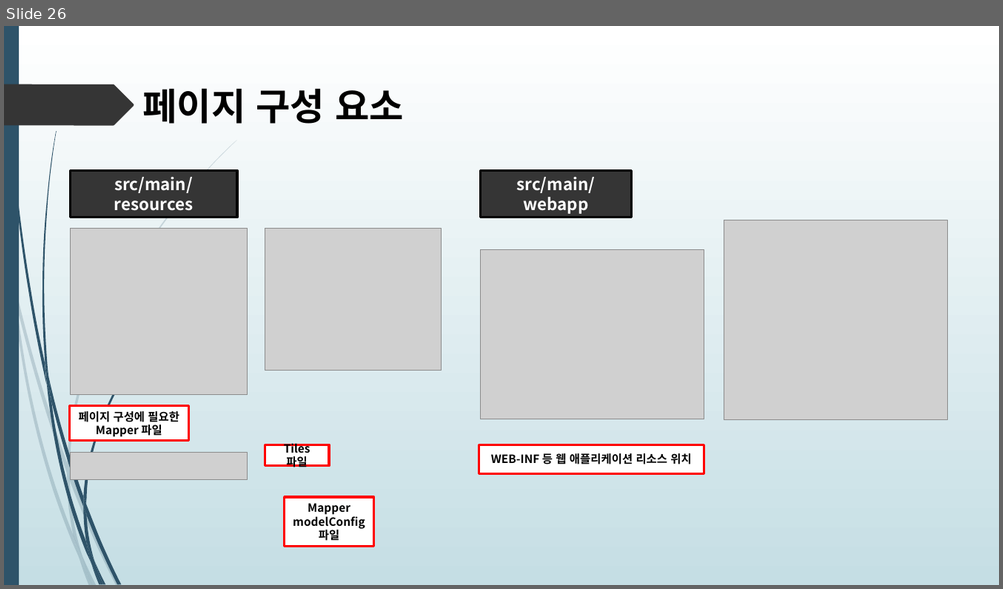
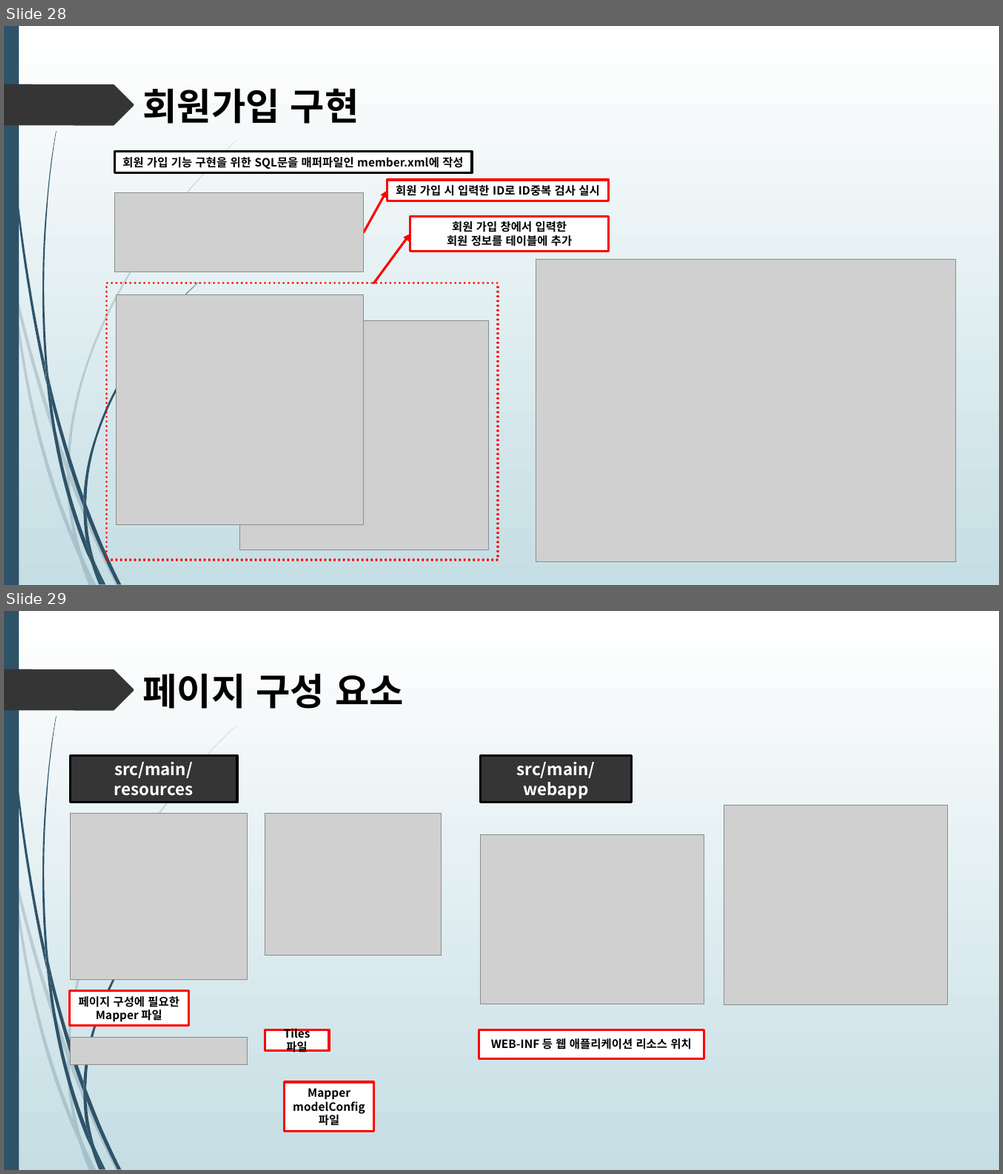
Before and after one commit to himediaai/DongOuk, a slide deck: 쇼핑몰.pptx. Shown one above the other, each under a label of ours: slide 26 before the commit, slides 28 and 29 after it. The pictures are 1003x589 and 1003x1174 pixels, drawn with LibreOffice and Linux fonts; fonts in the diff are those of the drawing; grey boxes stand for pictures. Boxes give left, top, right and bottom in pixels: in the first picture for what was removed or moved away, otherwise in the second. Text is boxed around its words. In the diff, an @@ line names an element or a change of style, - is before the commit and + after.

```diff
--- a/쇼핑몰.pptx
+++ b/쇼핑몰.pptx
@@ slide 28 added at (4,26,999,585), background gradient #FFFFFF to #C5DEE5; not listed: 24 template elements that a slide beside it also shows @@
@@ text added at (142,88,359,124), 36 pt, text #000000, bold @@
+회원가입 구현
@@ rectangle added at (114,152,472,174), fill #FFFFFF, outline #000000 2.25 pt, 11 pt, text #000000, bold @@
+회원 가입 기능 구현을 위한 SQL문을 매퍼파일인 member.xml에 작성
@@ rectangle added at (387,180,609,201), fill #FFFFFF, outline #FF0000 2.25 pt, 11 pt, text #000000, bold @@
+회원 가입 시 입력한 ID로 ID중복 검사 실시
@@ picture added at (114,193,364,272) @@
@@ arrow added from (364, 232) to (387, 191), #FF0000 2.25 pt @@
@@ rectangle added at (410,216,609,251), fill #FFFFFF, outline #FF0000 2.25 pt, 11 pt, text #000000, bold @@
+회원 가입 창에서 입력한
+회원 정보를 테이블에 추가
@@ arrow added from (373, 284) to (410, 234), #FF0000 2.25 pt @@
@@ picture added at (536,260,956,562) @@
@@ rectangle added at (106,284,498,560), outline #FF0000 2.25 pt dashed @@
@@ picture added at (116,295,364,526) @@
@@ picture added at (240,321,489,550) @@
@@ what was slide 26 is now slide 29 @@
```
Also in this commit, not shown: 1 slide changed, 2 other slides added.
